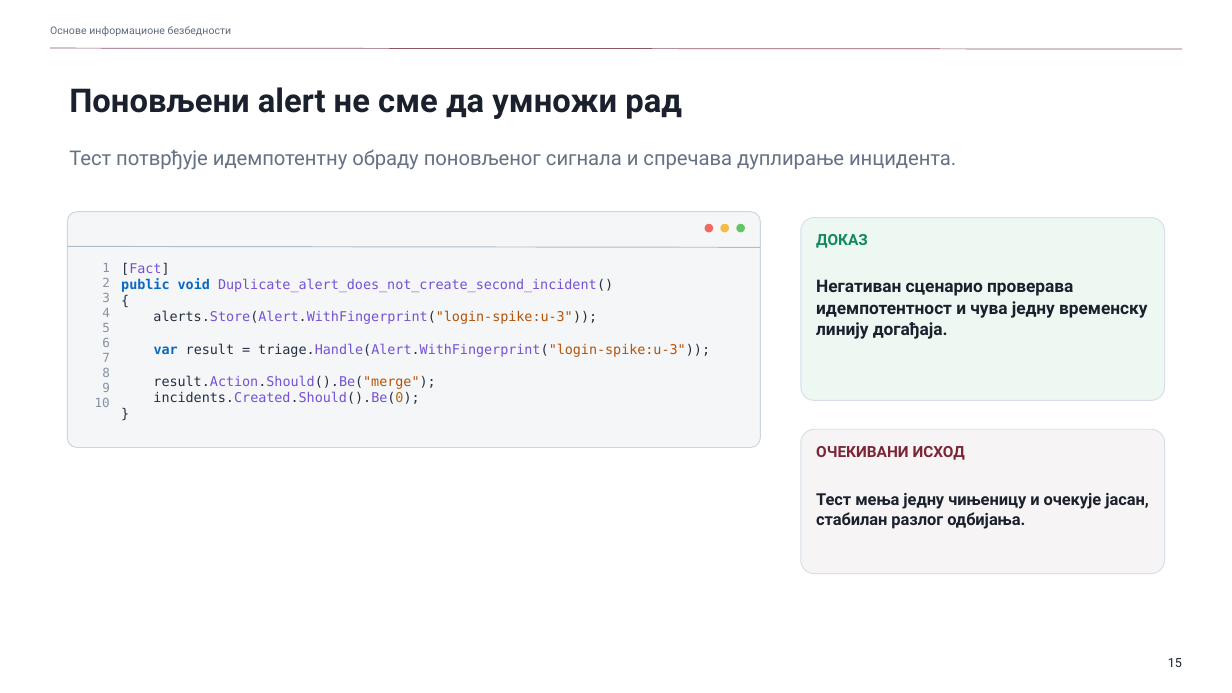
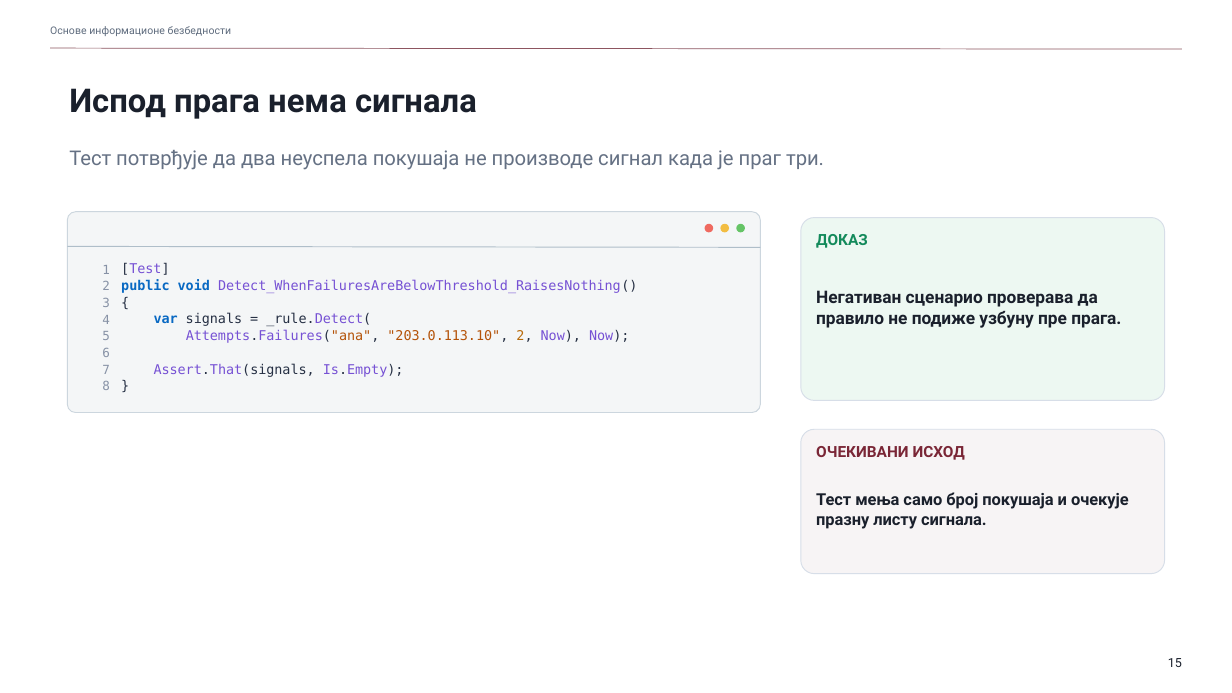
Before and after one commit to owlCoder/ftn-nastavni-materijali, a slide deck: slide 15 of 02 Osnove Informacione Bezbednosti/02 Prezentacije/PPTX/06_Detekcija_incident_i_ranjivosti.pptx. Drawn at 1232x693 pixels with LibreOffice and Linux fonts; fonts in the diff are those of the drawing. Boxes give left, top, right and bottom in pixels: in the first picture for what was removed or moved away, otherwise in the second. Text is boxed around its words. In the diff, an @@ line names an element or a change of style, - is before the commit and + after.

Commit message:
Align OIB decks with the examples and hold checkpoints every second exercise
Code slides in OIB decks 01-08 now quote the exercise code and its NUnit
tests, concept slides carry statements specific to each concept, and line
numbers stay level with the code. The intro deck lists checkpoints after
exercises 2, 4, 6 and 8 and names the live portal address.

```diff
--- a/02 Osnove Informacione Bezbednosti/02 Prezentacije/PPTX/06_Detekcija_incident_i_ranjivosti.pptx
+++ b/02 Osnove Informacione Bezbednosti/02 Prezentacije/PPTX/06_Detekcija_incident_i_ranjivosti.pptx
@@ text at box(69, 88, 477, 119): text changed @@
-Поновљени alert не сме да умножи рад
+Испод прага нема сигнала
@@ text at box(69, 150, 824, 170): text changed @@
-Тест потврђује идемпотентну обраду поновљеног сигнала и спречава дуплирање инцидента.
+Тест потврђује да два неуспела покушаја не производе сигнал када је праг три.
@@ rounded rectangle: place and size @@
-rounded rectangle at box(67, 212, 761, 447)
+rounded rectangle at box(67, 212, 761, 412)
@@ text "1" at box(102, 265, 110, 390): line spacing 1 to 13pt @@
@@ text "[Test]" at box(121, 262, 637, 377): line spacing 1 to 13pt @@
@@ text at box(121, 262, 637, 293): text changed @@
-[Fact]
-public void Duplicate_alert_does_not_create_second_incident()
+[Test]
+public void Detect_WhenFailuresAreBelowThreshold_RaisesNothing()
@@ text at box(816, 290, 1121, 328): text changed @@
-Негативан сценарио проверава идемпотентност и чува једну временску линију догађаја.
+Негативан сценарио проверава да правило не подиже узбуну пре прага.
@@ text at box(154, 312, 629, 377): text changed @@
-alerts.Store(Alert.WithFingerprint("login-spike:u-3"));
-var result = triage.Handle(Alert.WithFingerprint("login-spike:u-3"));
-result.Action.Should().Be("merge");
-incidents.Created.Should().Be(0);
+var signals = _rule.Detect(
+Attempts.Failures("ana", "203.0.113.10", 2, Now), Now);
+Assert.That(signals, Is.Empty);
@@ text at box(95, 383, 110, 407): paragraphs removed @@
-9
-10
@@ text at box(816, 492, 1129, 529): text changed @@
-Тест мења једну чињеницу и очекује јасан, стабилан разлог одбијања.
+Тест мења само број покушаја и очекује празну листу сигнала.
```
Also in this commit, not shown: 6 other slides changed, 17 other files.
